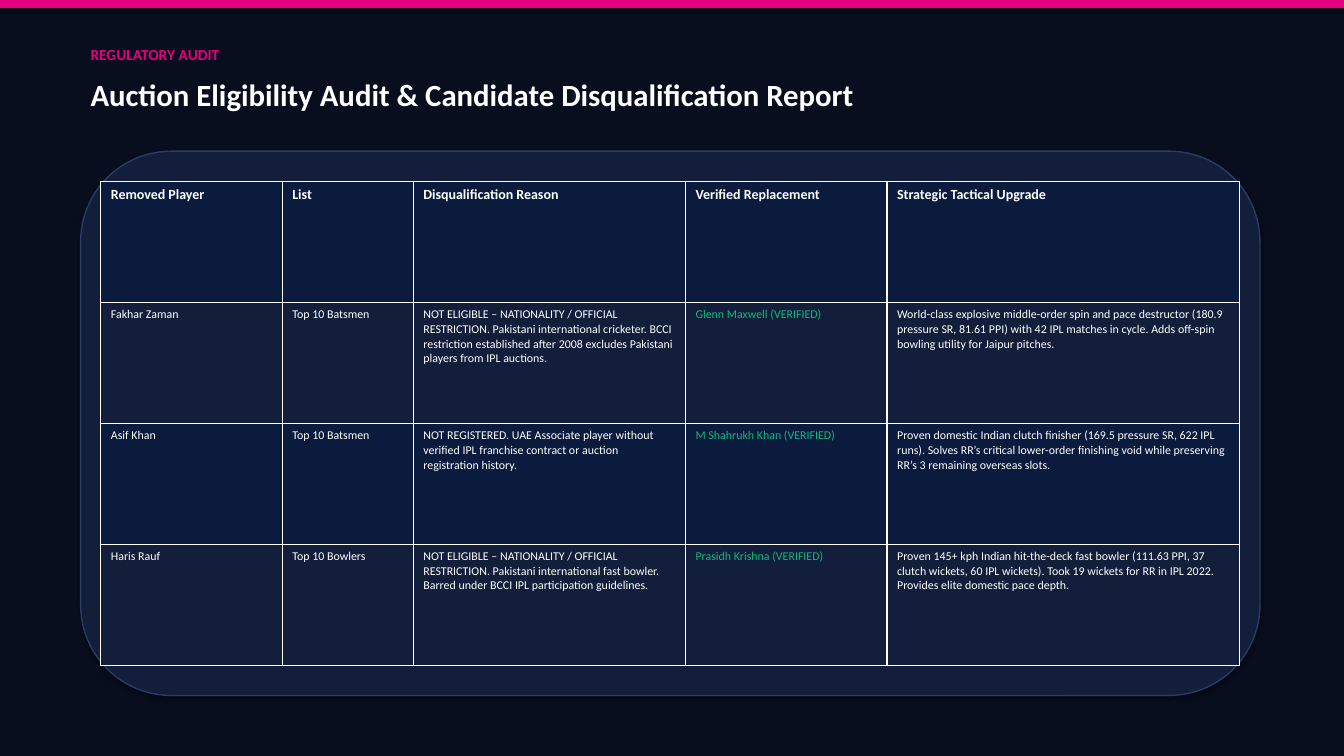
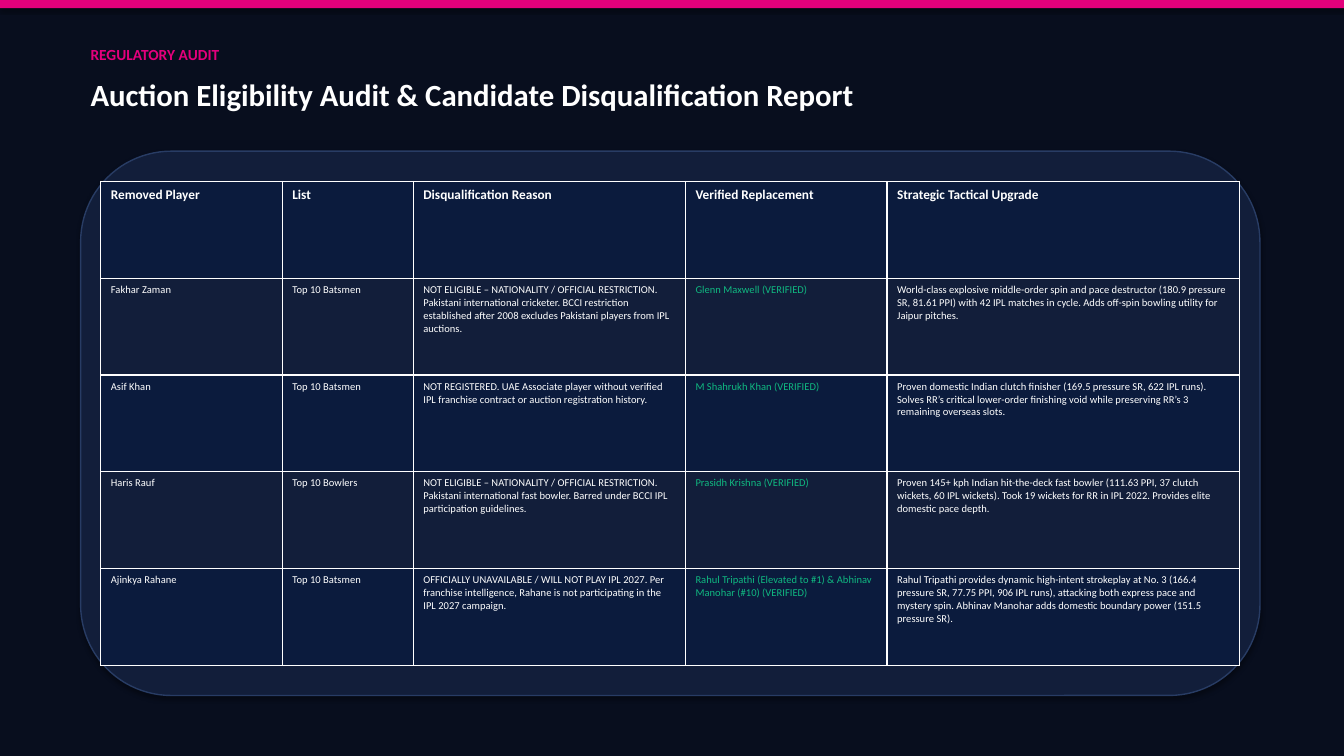
Before and after one commit to Devendra-1112/RR, a slide deck: slide 3 of RR_SupeRR_Selector_Auction_Strategy.pptx. Drawn at 1344x756 pixels with LibreOffice and Linux fonts; fonts in the diff are those of the drawing. Boxes give left, top, right and bottom in pixels: in the first picture for what was removed or moved away, otherwise in the second. Text is boxed around its words. In the diff, an @@ line names an element or a change of style, - is before the commit and + after.

Commit message:
Auction Audit Update: Exclude Ajinkya Rahane (unavailable for 2027), promote Rahul Tripathi to #1 Samson replacement at No. 3, add Abhinav Manohar, and update all deliverables and dashboard

```diff
--- a/RR_SupeRR_Selector_Auction_Strategy.pptx
+++ b/RR_SupeRR_Selector_Auction_Strategy.pptx
@@ table at bbox=[101, 181, 1240, 665] @@
+row 5: Ajinkya Rahane | Top 10 Batsmen | OFFICIALLY UNAVAILABLE / WILL NOT PLAY IPL 2027. Per franchise intelligence, Rahane is not participating in the IPL 2027 campaign. | Rahul Tripathi (Elevated to #1) & Abhinav Manohar (#10) (VERIFIED) | Rahul Tripathi provides dynamic high-intent strokeplay at No. 3 (166.4 pressure SR, 77.75 PPI, 906 IPL runs), attacking both express pace and mystery spin. Abhinav Manohar adds domestic boundary power (151.5 pressure SR).
```
Also in this commit, not shown: 2 other slides changed, 12 other files.
